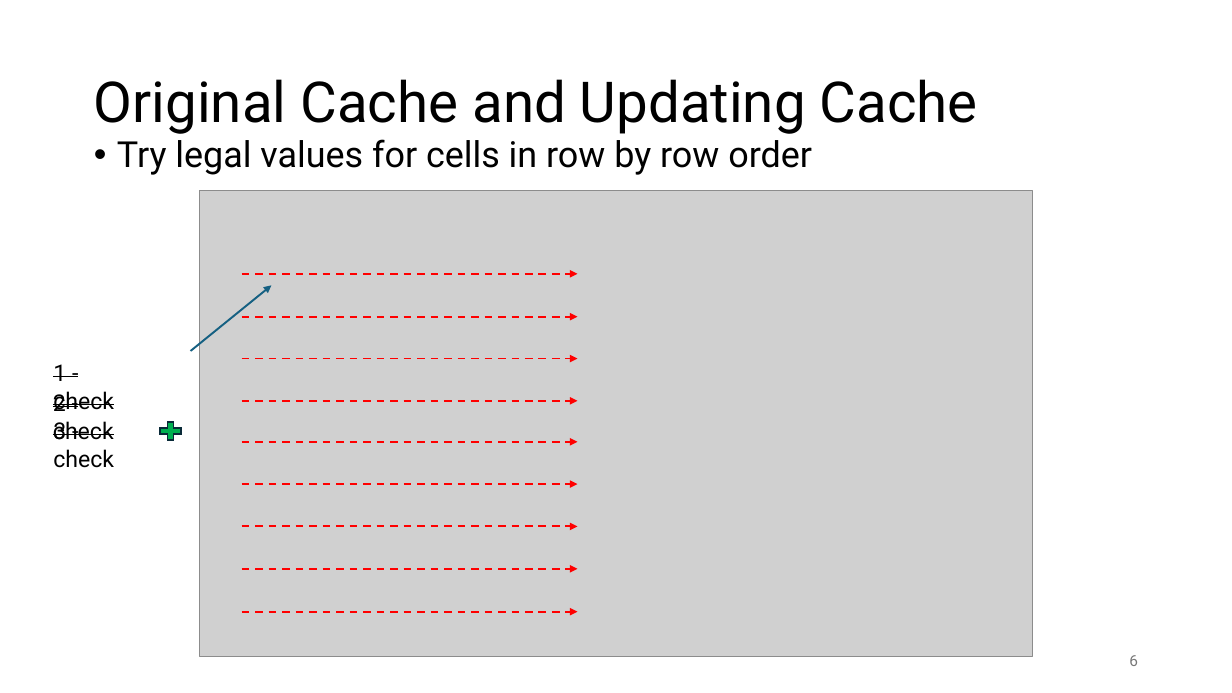
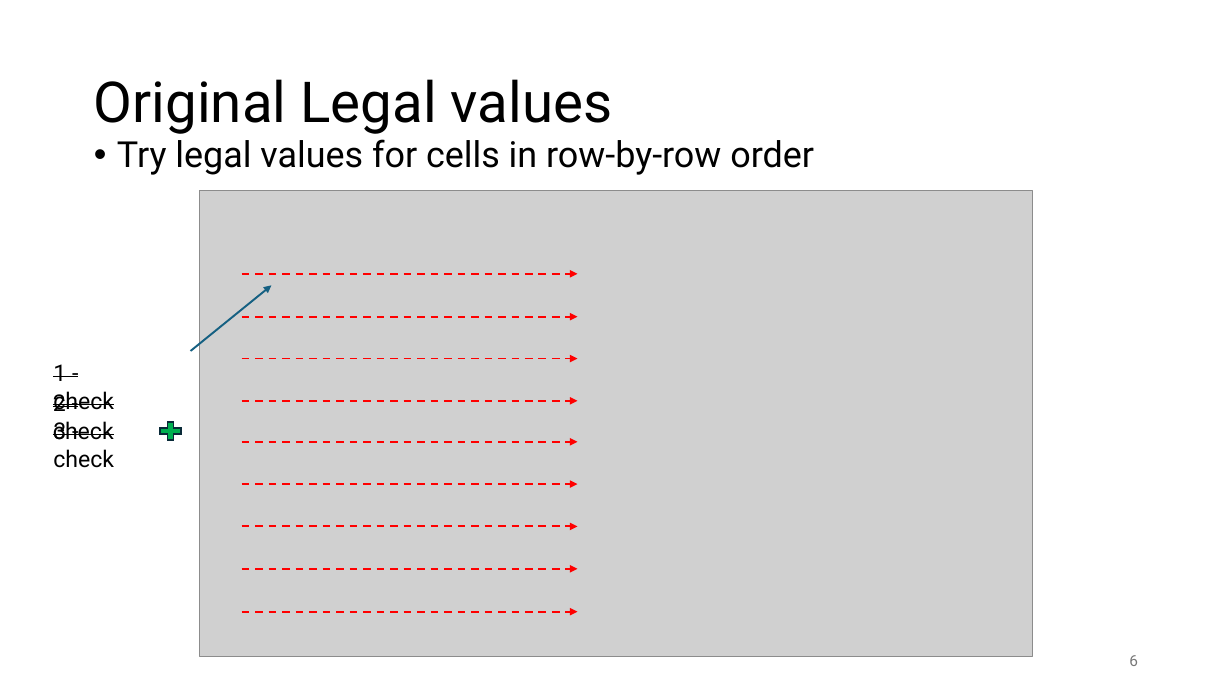
Before and after one commit to MarvinYyrike/sudoku_DFS_solver, a slide deck: slide 6 of Sudoku Solver.pptx. Drawn at 1232x693 pixels with LibreOffice and Linux fonts; fonts in the diff are those of the drawing; grey boxes stand for pictures. Boxes give left, top, right and bottom in pixels: in the first picture for what was removed or moved away, otherwise in the second. Text is boxed around its words. In the diff, an @@ line names an element or a change of style, - is before the commit and + after.

```diff
--- a/Sudoku Solver.pptx
+++ b/Sudoku Solver.pptx
@@ title at (x1=94, y1=79, x2=613, y2=134): text changed @@
-Original Cache and Updating Cache
+Original Legal values
@@ text at (x1=117, y1=139, x2=814, y2=175): text changed @@
-• Try legal values for cells in row by row order
+• Try legal values for cells in row-by-row order
```
Also in this commit, not shown: 4 other slides changed, 1 slide added, 2 other files.
